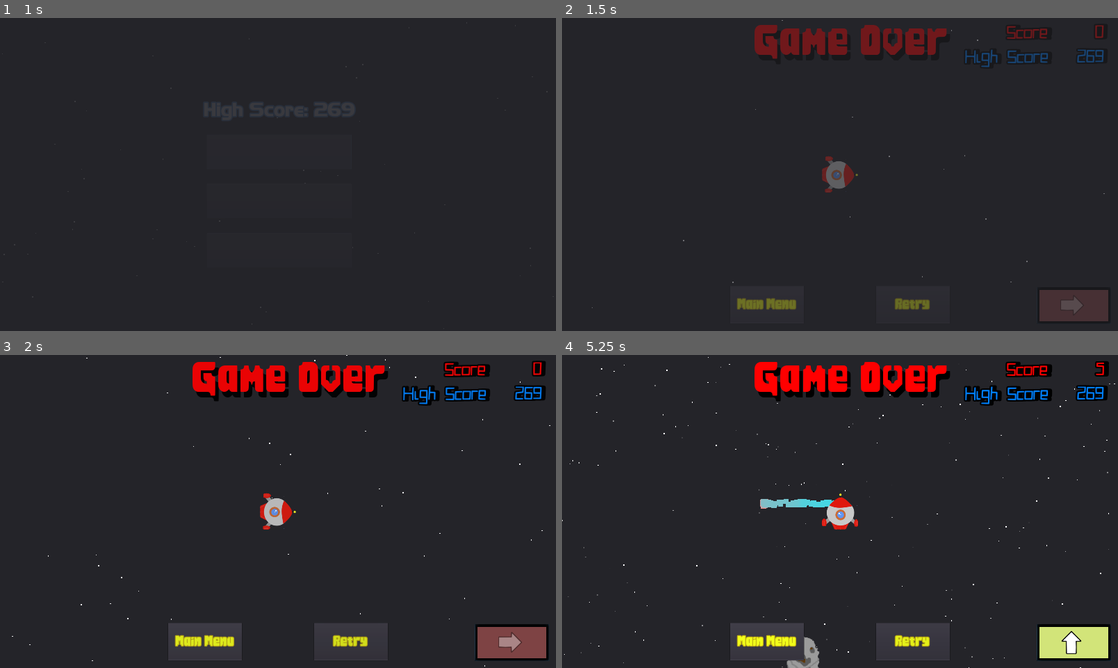
Above: before the commit, frames 1-4 (two rows, left to right).
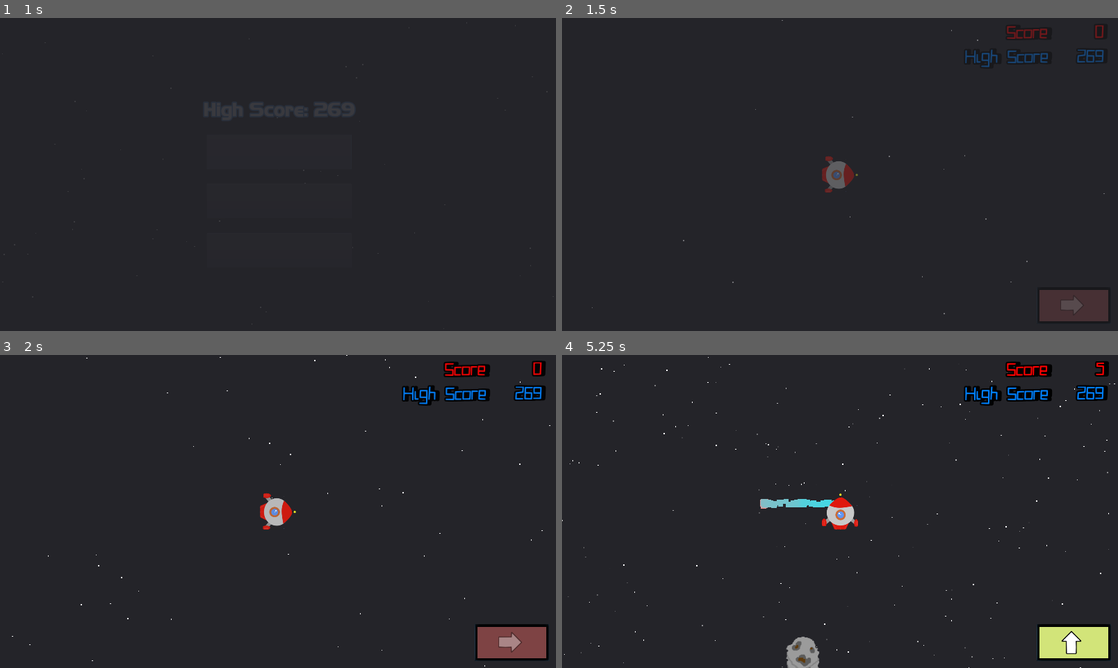
Above: after the commit, the same moments.

Repository: blongty/Meibossama
Game: Godot game, scene res://UI/Title/title.tscn
The game is run twice, just before and just after one commit, with the same random seed, the same clock (stepped at 60 frames per second) and the same inputs.
Inputs (mouse positions are in pixels of both pictures, inside the frame that each line leads up to):
- Up to frame 1 (1 s): click "Start" at 0.5 s
- Up to frame 2 (1.5 s): click (912, 305) at 1.25 s, where only the run before the commit has a clickable "Retry"
- Up to frame 3 (2 s): no input
- Up to frame 4 (5.25 s): click (912, 642) at 2 s, where only the run before the commit has a clickable "Retry"; click (912, 642) at 2.75 s, where only the run before the commit has a clickable "Retry"; click (1073, 642) at 3.5 s; hold Right (ui_right) 4.28-5.03 s; hold Down (ui_down) from 5.03 s (still down)

Frame 1 is identical in both runs. In frame 2, 2.5% of the frame differs, in the area x 31-70%, y 2-95%; in frame 3, 4.2%; in frame 4, 4.9%, in the area x 30-70%, y 2-98%.

Commit message:
game over fix

Diff:
--- a/Levels/main.tscn
+++ b/Levels/main.tscn
@@ -70,14 +70,6 @@
 "_edit_use_anchors_": false
 }
 
-[node name="Game Over" parent="Player/Camera2D/CenterContainer" instance=ExtResource( 7 )]
-anchor_right = 0.0
-anchor_bottom = 0.0
-margin_left = -961.0
-margin_top = -540.0
-margin_right = 959.0
-margin_bottom = 540.0
-
 [node name="UI" parent="Player/Camera2D/CenterContainer" instance=ExtResource( 3 )]
 anchor_right = 0.0
 anchor_bottom = 0.0
@@ -85,7 +77,18 @@
 margin_top = -540.0
 margin_right = 960.0
 margin_bottom = 540.0
+mouse_filter = 1
 player_reference = NodePath("../../..")
+
+[node name="Game Over" parent="Player/Camera2D/CenterContainer" instance=ExtResource( 7 )]
+visible = false
+anchor_right = 0.0
+anchor_bottom = 0.0
+margin_left = -960.0
+margin_top = -540.0
+margin_right = 960.0
+margin_bottom = 540.0
+mouse_filter = 1
 
 [node name="FadeTransition" parent="Player" instance=ExtResource( 10 )]
 anchor_right = 0.0
Not shown: 1 places in Levels/main.tscn that only renumber resources
